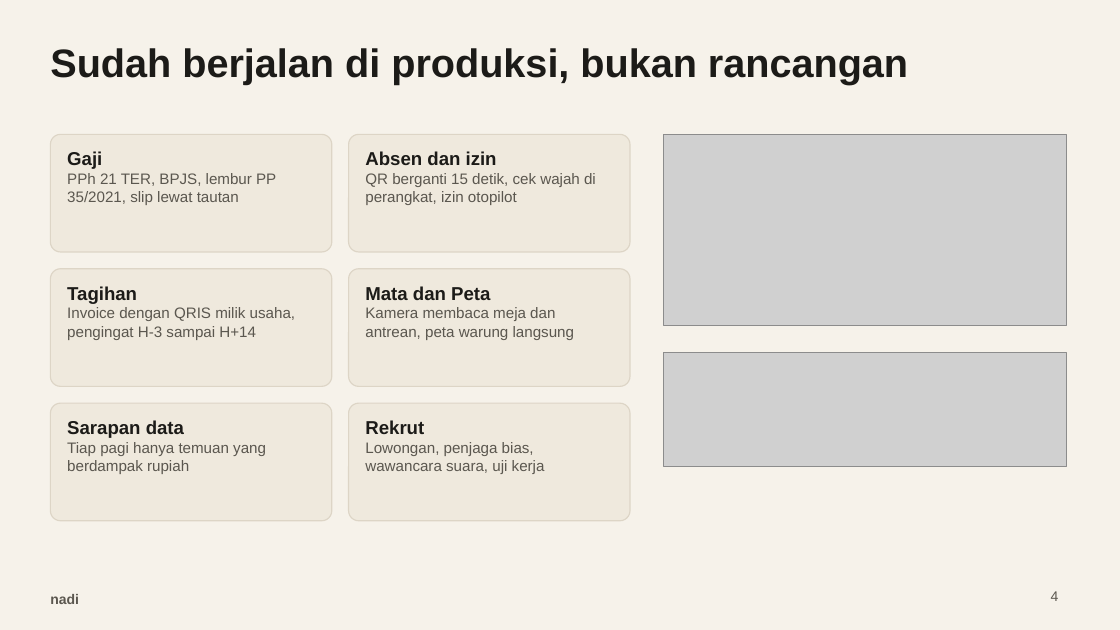
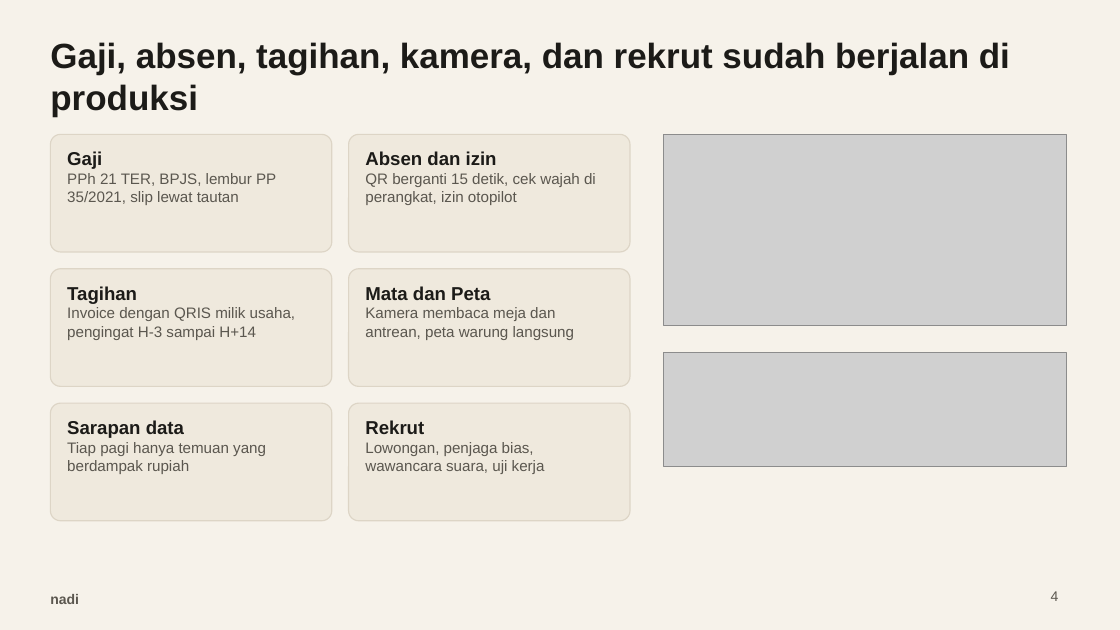
Before and after one commit to Tristan-tech-ai/nadi, a slide deck: slide 4 of docs/bisnis/pitch-deck.pptx. Drawn at 1120x630 pixels with LibreOffice and Linux fonts; fonts in the diff are those of the drawing; grey boxes stand for pictures. Boxes give left, top, right and bottom in pixels: in the first picture for what was removed or moved away, otherwise in the second. Text is boxed around its words. In the diff, an @@ line names an element or a change of style, - is before the commit and + after.

```diff
--- a/docs/bisnis/pitch-deck.pptx
+++ b/docs/bisnis/pitch-deck.pptx
@@ title at <box>50,42,1010,117</box>: text changed; size 34 to 30 pt @@
-Sudah berjalan di produksi, bukan rancangan
+Gaji, absen, tagihan, kamera, dan rekrut sudah berjalan di produksi
```
Also in this commit, not shown: 8 other slides changed, 3 other files.
